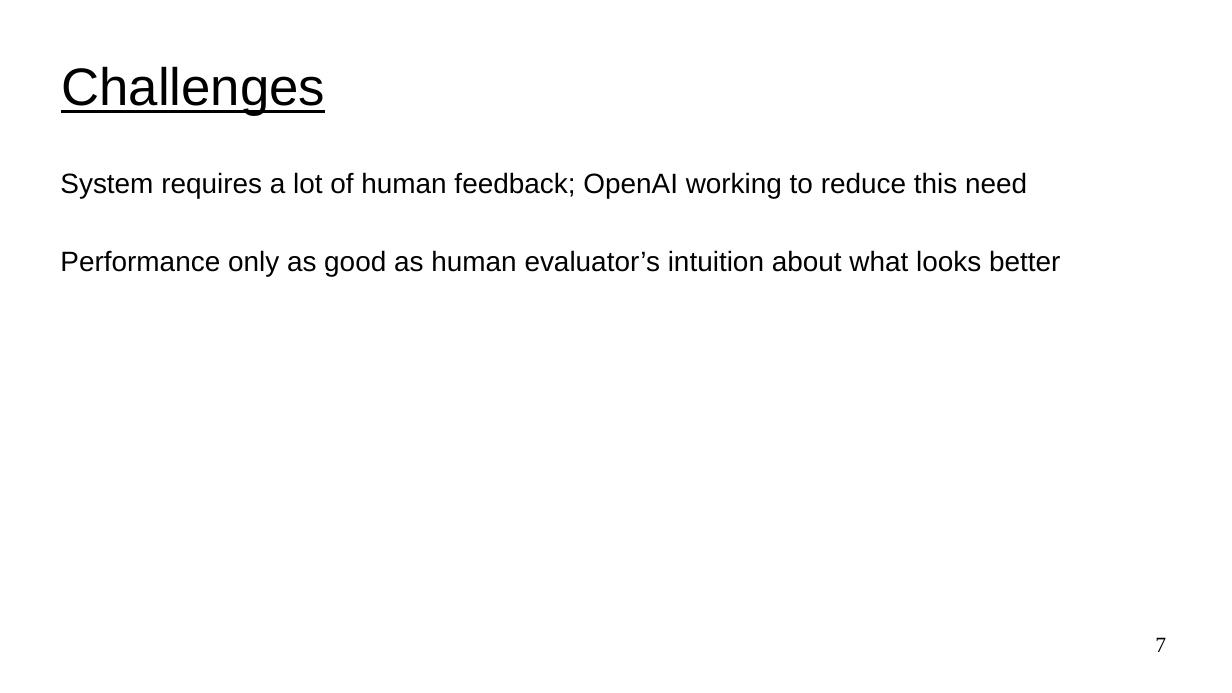
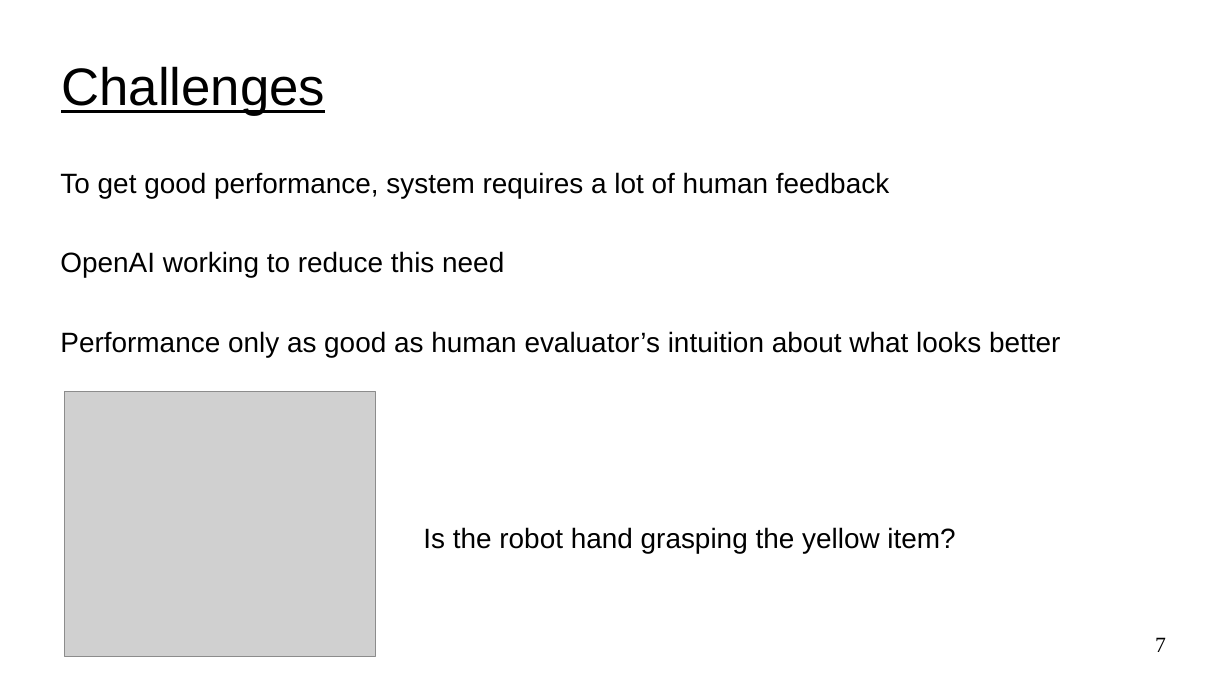
Before and after one commit to UVADS/reinforcement_learning, a slide deck: slide 7 of 11_rl_human_feedback/rlhf.ppt. Drawn at 1232x693 pixels with LibreOffice and Linux fonts; fonts in the diff are those of the drawing; grey boxes stand for pictures. Boxes give left, top, right and bottom in pixels: in the first picture for what was removed or moved away, otherwise in the second. Text is boxed around its words. In the diff, an @@ line names an element or a change of style, - is before the commit and + after.

```diff
--- a/11_rl_human_feedback/rlhf.ppt
+++ b/11_rl_human_feedback/rlhf.ppt
@@ text at <box>60,172,889,278</box>: text changed @@
-System requires a lot of human feedback; OpenAI working to reduce this need
+To get good performance, system requires a lot of human feedback
+OpenAI working to reduce this need
@@ picture added at <box>65,391,376,657</box> @@
@@ text added at <box>423,527,955,553</box>, 18 pt, text #000000 @@
+Is the robot hand grasping the yellow item?
```
Also in this commit, not shown: 10 other slides changed, 3 slides added, 1 slide removed, 1 other file.
